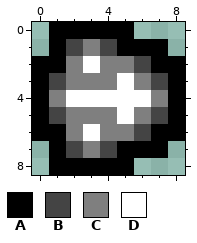
Two versions of one pixel-art sprite, res/images/icons/powerup_spread_icon.png. Above: the version before the commit.
The file is 9x9 pixels.
Palette (. is transparent): A #000000  B #444444  C #7f7f7f  D #ffffff
Pixels before, first column x 0:
0 .AAAAA...
1 .ABCBAAA.
2 AACDCCBAA
3 ABCCCDCBA
4 ACDDDDDCA
5 ABCCCDCBA
6 AACDCCBAA
7 .ABCBAAA.
8 .AAAAA...
Once edited:
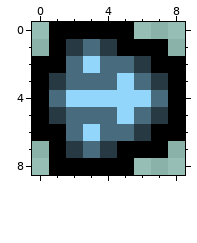
What changed:
colour B: #444444 -> #273943
colour C: #7f7f7f -> #496b7e
colour D: #ffffff -> #92d6fb
Boxes around the changes in both pictures, in picture pixels (x1, y1, x2, y2):
changed: (49, 39, 168, 158)
